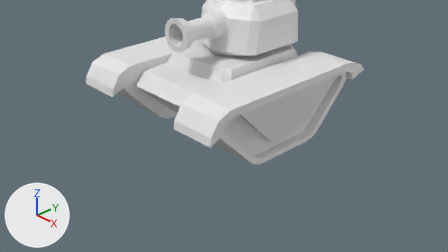
The Blender file Tank/Tank1.blend: old version first, new version second.
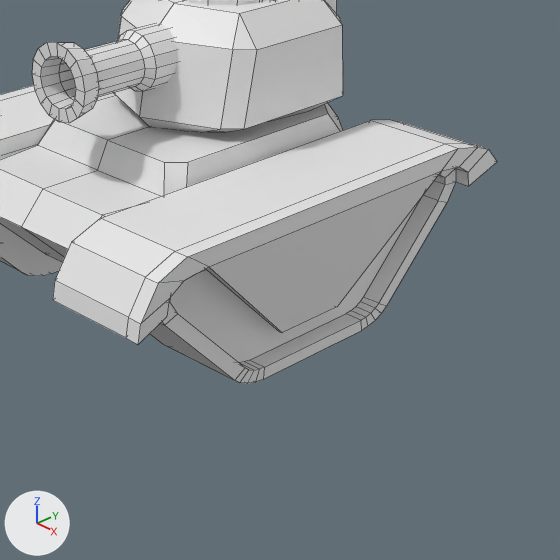
Each version is shown from the file's camera '001Camera', then close up on the part from 34% to 87% of the width and 0% to 95% of the height. Arrows for +X, +Y and +Z are at lower left; the lights stay in place. The close-ups show mesh edges as thin lines.

The first close-up shows 'Cabine', 'Cannon', 'Center', 'Tracks'.
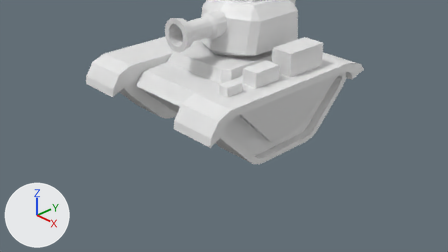
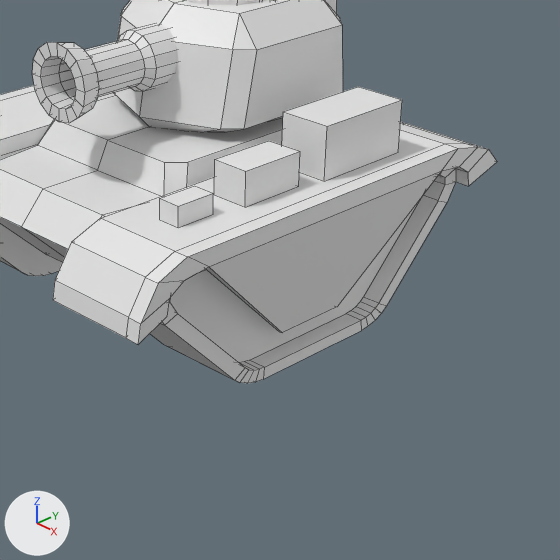
The change, as a list of edits to the scene's bpy script:
```text
Add me_cube_007:
    me_cube_007.from_pydata([(-0.719, -0.651, -0.963), (-0.719, -0.651, 0.283), (-0.719, 0.651, -0.963), (-0.719, 0.651, 0.283), (0.719, -0.651, -0.963), (0.719, -0.651, 0.283), (0.719, 0.651, -0.963), (0.719, 0.651, 0.283)], [], [(0, 1, 3, 2), (2, 3, 7, 6), (6, 7, 5, 4), (4, 5, 1, 0), (7, 3, 1, 5)])
Add me_cube_006:
    me_cube_006.from_pydata([(-0.719, -0.651, -0.978), (-0.719, -0.651, 0.283), (-0.719, 0.651, -0.978), (-0.719, 0.651, 0.283), (0.719, -0.651, -0.978), (0.719, -0.651, 0.283), (0.719, 0.651, -0.978), (0.719, 0.651, 0.283)], [], [(0, 1, 3, 2), (2, 3, 7, 6), (6, 7, 5, 4), (4, 5, 1, 0), (7, 3, 1, 5)])
Add me_cube_003:
    me_cube_003.from_pydata([(-1.0, -1.0, -0.98), (-1.0, -1.0, 1.0), (-1.0, 1.0, -0.98), (-1.0, 1.0, 1.0), (1.0, -1.0, -0.98), (1.0, -1.0, 1.0), (1.0, 1.0, -0.98), (1.0, 1.0, 1.0)], [], [(0, 1, 3, 2), (2, 3, 7, 6), (6, 7, 5, 4), (4, 5, 1, 0), (7, 3, 1, 5)])
Add ob_cube_002:
    ob_cube_002 = bpy.data.objects.new('Cube.002', me_cube_007)
    ob_cube_002.location = (1.172, -0.952, 1.349)
    ob_cube_002.scale = (0.12, 0.24, 0.12)
Add ob_cube_001:
    ob_cube_001 = bpy.data.objects.new('Cube.001', me_cube_006)
    ob_cube_001.location = (1.172, -0.297, 1.429)
    ob_cube_001.scale = (0.2, 0.4, 0.2)
Add ob_cube:
    ob_cube = bpy.data.objects.new('Cube', me_cube_003)
    ob_cube.location = (1.172, 0.563, 1.429)
    ob_cube.scale = (0.2, 0.4, 0.2)
```

Location of each change, (x1, y1, x2, y2) in pixels of the close-ups (560 x 560 px):
'Cube', added: after (282, 87, 402, 181)
'Cube.001', added: after (214, 141, 300, 207)
'Cube.002', added: after (160, 186, 213, 228)
